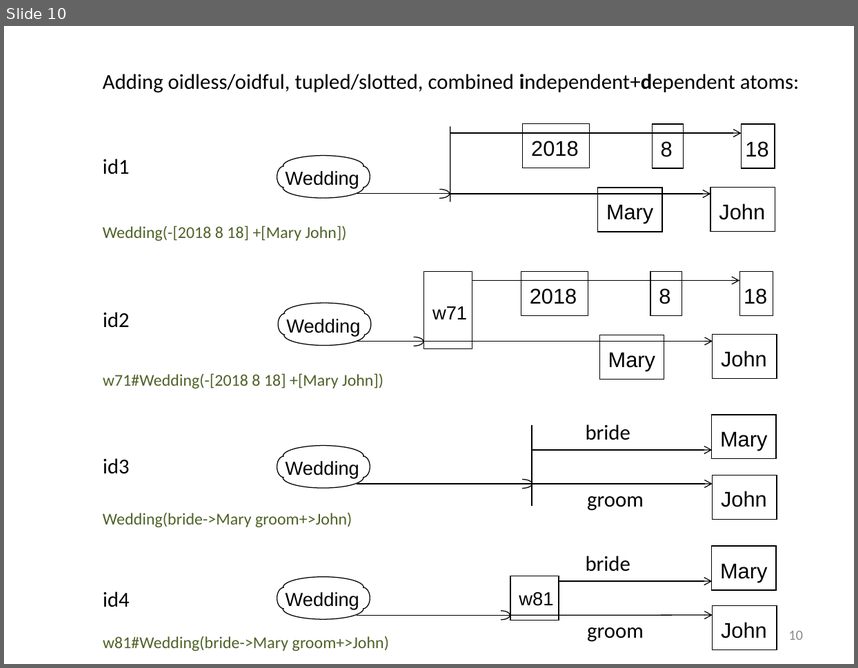
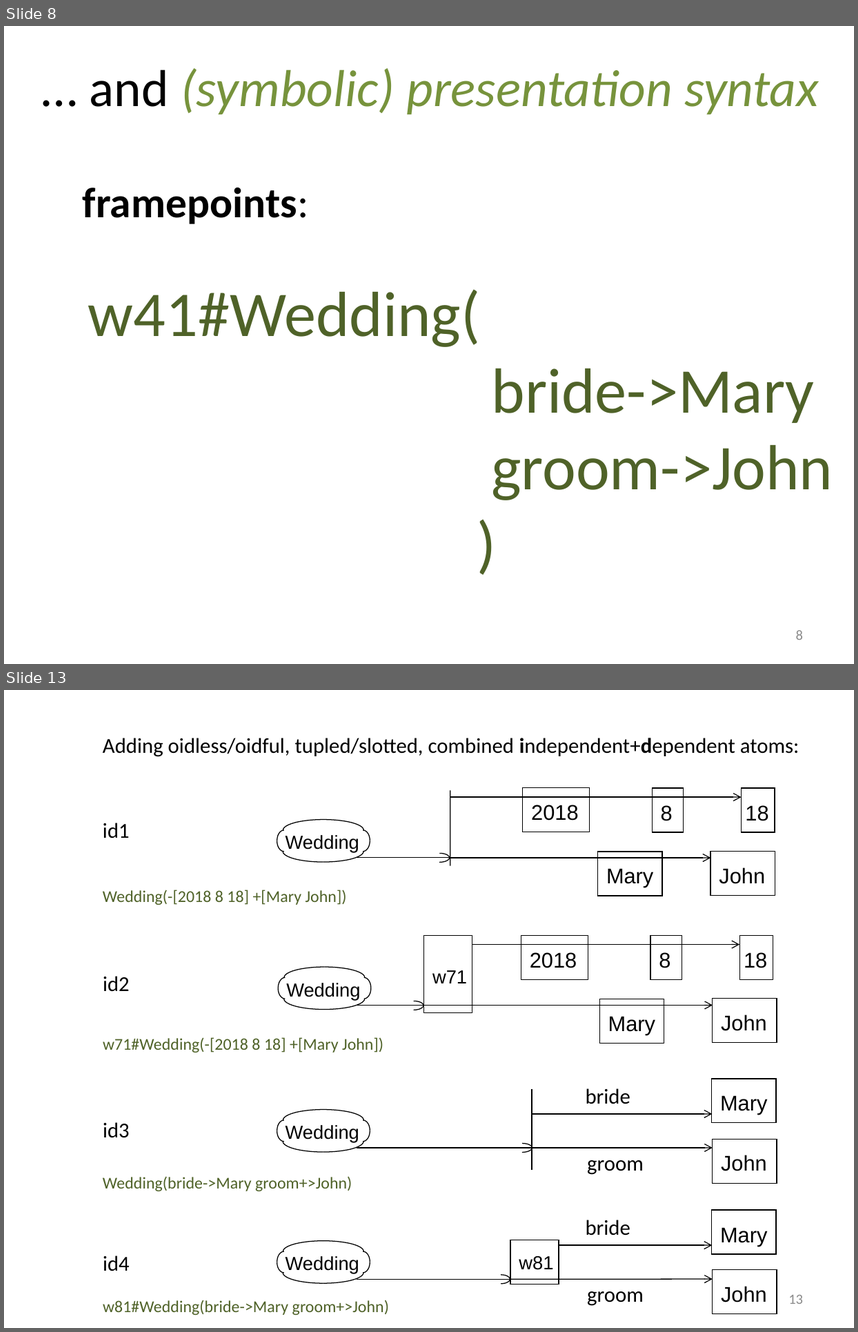
Before and after one commit to RuleML/ruleml-website, a slide deck: talks/PSOAMetamodelGrailogWedding.pptx. Shown one above the other, each under a label of ours: slide 10 before the commit, slides 8 and 13 after it; the slides between them are not shown. The pictures are 858x668 and 858x1332 pixels, drawn with LibreOffice and Linux fonts; fonts in the diff are those of the drawing. Boxes give left, top, right and bottom in pixels: in the first picture for what was removed or moved away, otherwise in the second. Text is boxed around its words. In the diff, an @@ line names an element or a change of style, - is before the commit and + after.

```diff
--- a/talks/PSOAMetamodelGrailogWedding.pptx
+++ b/talks/PSOAMetamodelGrailogWedding.pptx
@@ slide 8 added at bbox=[4, 26, 854, 664], background #FFFFFF @@
@@ text added at bbox=[90, 68, 819, 114], 44 pt, text #77933C, italic @@
+… and (symbolic) presentation syntax
@@ text added at bbox=[83, 187, 309, 224], 36 pt, text #000000, bold @@
+framepoints:
@@ text added at bbox=[88, 289, 833, 500], 54 pt, text #4F6228 @@
+w41#Wedding(
+bride->Mary
+groom->John
+)
@@ page number added at bbox=[796, 630, 803, 639], 12 pt, text #8C8C8C @@
+8
@@ what was slide 10 is now slide 13 @@
@@ page number at bbox=[789, 1294, 803, 1303]: text changed @@
-10
+13
```
Also in this commit, not shown: 10 slides changed, 2 other slides added, 1 other file.
